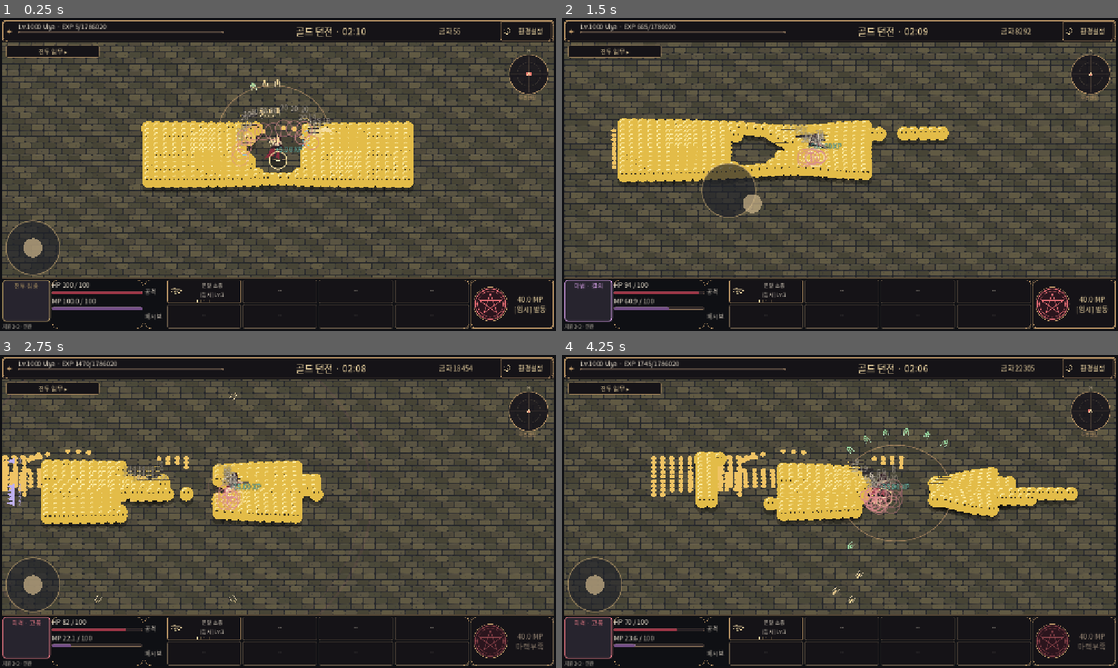
Above: before the commit, frames 1-4 (two rows, left to right).
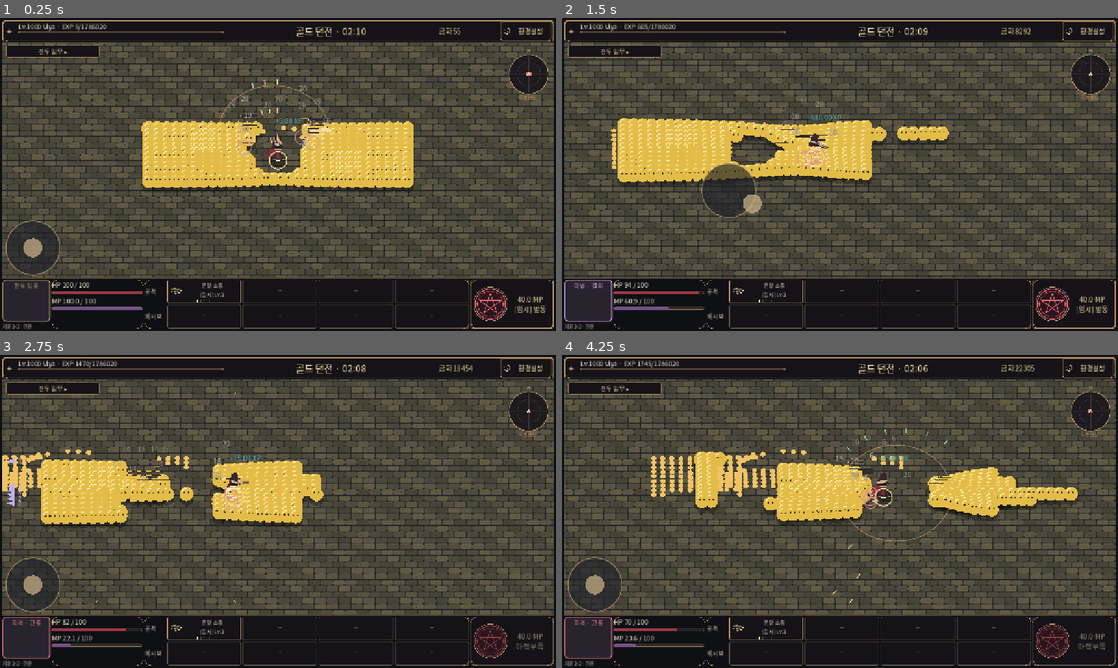
Above: after the commit, the same moments.

Repository: dldlfah/Viya
Game: Godot game, scene res://tests/profile_combat.tscn
The game is run twice, just before and just after one commit, with the same random seed, the same clock (stepped at 60 frames per second) and the same inputs. This scene is started directly instead of the project's main scene.
Inputs (mouse positions are in pixels of both pictures, inside the frame that each line leads up to):
- Up to frame 1 (0.25 s): no input
- Up to frame 2 (1.5 s): tap Enter at 0.5 s; move the mouse to (962, 158) at 0.52 s; hold D 0.53-1.25 s; tap F at 0.6 s; click (962, 158) at 0.67 s; drag from (728, 190) to (812, 237) at 1.27 s
- Up to frame 3 (2.75 s): move the mouse to (333, 442) at 2.02 s; hold D from 2.03 s (still down); tap F at 2.1 s
- Up to frame 4 (4.25 s): release D at 2.75 s; drag from (812, 574) to (673, 464) at 2.77 s; move the mouse to (1006, 558) at 3.52 s; hold A from 3.53 s (still down); tap F at 3.6 s

The runs differ from the first frame. In frame 1, 0.7% of the frame differs, in the area x 41-58%, y 19-48%; in frame 2, 0.4%; in frame 3, 0.6%; in frame 4, 0.8%, in the area x 48-70%, y 23-80%.

Commit message:
feat: budget combat decoration and prevent damage-label overlap [skip ci]

Diff:
--- a/scripts/combat/attack_visuals.gd
+++ b/scripts/combat/attack_visuals.gd
@@ -50,7 +50,7 @@
 	if d.is_zero_approx():
 		d = Vector2.RIGHT
 	var normal: Vector2 = d.orthogonal()
-	if evolved:
+	if evolved and not simplified:
 		canvas.draw_line(at-d*20+normal*5,at-d*5+normal*5,color.lightened(0.3),1.2,true)
 		canvas.draw_line(at-d*20-normal*5,at-d*5-normal*5,color.lightened(0.3),1.2,true)
 	if fragment:
@@ -107,6 +107,7 @@
 		# connect to today's player position or search a fresh nearest enemy here.
 		if effect.has("from"):
 			canvas.draw_line(link_from, at, color, 2.0, true)
+		if simplified:return
 		canvas.draw_polyline(PackedVector2Array([at + Vector2(0, -5), at + Vector2(5, 0),
 			at + Vector2(0, 5), at + Vector2(-5, 0), at + Vector2(0, -5)]), color, 1.5, true)
 		return # A chain hit is not a circular area attack.
@@ -121,7 +122,7 @@
 	if shape == "dash":
 		canvas.draw_line(link_from,at,color,7,true)
 		return
-	if effect.get("evolved",false):
+	if effect.get("evolved",false) and not simplified:
 		canvas.draw_arc(at,radius*0.85,0,TAU,40,color,1.5,true)
 	if shape == "segmented":
 		if simplified:
@@ -134,8 +135,8 @@
 		canvas.draw_arc(at, radius * (1.0 - fraction), 0.0, TAU, 32, color, 1.5, true)
 		return
 	# The full outer ring always uses the real burst center and radius.
-	canvas.draw_arc(at, radius, 0.0, TAU, 64, color, 5.0 if shape == "ultimate" else 3.0, true)
-	if simplified and shape != "ultimate":
+	canvas.draw_arc(at, radius, 0.0, TAU, (48 if shape=="ultimate" else 32) if simplified else 64, color, 5.0 if shape == "ultimate" else 3.0, true)
+	if simplified:
 		return
 	match shape:
 		"blast":
--- a/scripts/combat/battle_view.gd
+++ b/scripts/combat/battle_view.gd
@@ -3,6 +3,9 @@
 const AttackVisuals = preload("res://scripts/combat/attack_visuals.gd")
 const ApproachCues = preload("res://scripts/combat/approach_cues.gd")
 const BattleProjection = preload("res://scripts/combat/battle_projection.gd")
+const Display=preload("res://scripts/combat/combat_display.gd")
+var auto_display:bool=true # Diagnostic comparison; no gameplay/save setting.
+var display_plan:Dictionary={}
 var camera = preload("res://scripts/combat/combat_camera.gd").new()
 var high_angle: bool = true # F8: development-only comparison, never a gameplay rule.
 var high_renderer = preload("res://scripts/combat/high_angle_battle.gd").new()
@@ -40,6 +43,7 @@
 	return world_to_screen(at)
 
 func _draw() -> void:
+	if simulation!=null:display_plan=Display.build(self)
 	if high_angle and simulation != null:
 		high_renderer.draw(self)
 		return
@@ -102,31 +106,19 @@
 				draw_string_outline(font,label_at,name,HORIZONTAL_ALIGNMENT_LEFT,-1,12,2,Color("17191e"))
 				draw_string(font,label_at,name,HORIZONTAL_ALIGNMENT_LEFT,-1,12,Color("ece0c5"))
 				names_left -= 1
-		if variant == "ranged" and float(enemy.windup) > 0.0:
-			var target := _screen(enemy.aim)
-			draw_line(at, target, Color(0.8, 0.4, 0.3, 0.5), 1.5, true)
-			draw_arc(target, 8.0, 0, TAU, 16, Color("edb06e"), 1.5, true)
+
 	for gold in simulation.gold_pickups:
 		var at := _screen(gold["p"])
 		draw_circle(at, 7.0, Color("edbc54"))
 		draw_arc(at, 4.0, 0.0, TAU, 12, Color("fff0b3"), 1.2, true)
 	for bullet in simulation.bullets:
 		var at := _screen(bullet["p"])
-		AttackVisuals.draw_projectile(self, at, bullet["direction"], str(bullet.get("source", "rifle")), simple_attacks, bool(bullet.get("weapon",{}).get("evolved",false)), bool(bullet.get("weapon",{}).get("fragment",false)))
-	for bullet in simulation.enemy_bullets:
-		var at := _screen(bullet.p)
-		draw_line(at - bullet.velocity.normalized() * 10.0, at, Color("ed9268"), 2.0, true)
-		if bullet.get("shot","") in ["arrow","javelin"]:
-			var direction: Vector2 = bullet.velocity.normalized()
-			var reach := 18.0 if bullet.shot=="javelin" else 11.0
-			draw_line(at-direction*reach,at,Color("f7ac6d"),2.5,true)
-			draw_polyline(PackedVector2Array([at-direction*7+direction.orthogonal()*4,at,at-direction*7-direction.orthogonal()*4]),Color("f7ac6d"),1.5,true)
-		else:
-			draw_circle(at, 5.0, Color("f7ac6d"))
-	for effect in simulation.effects:
+		AttackVisuals.draw_projectile(self, at, bullet["direction"], str(bullet.get("source", "rifle")), display_plan.simple, bool(bullet.get("weapon",{}).get("evolved",false)), bool(bullet.get("weapon",{}).get("fragment",false)))
+
+	for effect in display_plan.effects:
 		var effect_at: Vector2 = _screen(effect["p"])
 		var link_from: Vector2 = _screen(effect.get("from", effect["p"]))
-		AttackVisuals.draw_effect(self, effect_at, effect, link_from, simple_attacks)
+		AttackVisuals.draw_effect(self, effect_at, effect, link_from, display_plan.simple)
 	var center := _screen(simulation.player)
 	var direction: Vector2 = simulation.facing
 	var hero: Texture2D = art.texture("viya_battle", "hurt" if simulation.hurt_clock > 0.0 else "idle", simulation.elapsed)
@@ -139,8 +131,9 @@
 		draw_circle(center, 16.0, player_color)
 		draw_line(center + direction * 6.0, center + direction * 34.0, Color("3a3e48"), 8.0, true)
 		draw_arc(center, 24.0, 0.0, TAU, 36, Color("b69a65"), 1.4, true)
+	_draw_combat_cues()
+	_draw_foreground_threats()
 	_draw_approaches()
-	_draw_combat_cues()
 
 func _draw_enemy_body(at: Vector2, variant: String, color: Color) -> void:
 	match variant:
@@ -268,44 +261,33 @@
 		var text := "!" if cue.kind == "shot" else str(cue.count)
 		draw_string(get_theme_default_font(),at-direction*20+Vector2(-5,5),text,HORIZONTAL_ALIGNMENT_LEFT,-1,14,color)
 
+func _draw_foreground_threats() -> void:
+	# Never reduced by friendly-attack/text budgets; always above their decoration.
+	for enemy in simulation.enemies:
+		if enemy.get("variant","")!="ranged" or float(enemy.get("windup",0))<=0:continue
+		var at:Vector2=_screen(enemy.p)
+		var aim:Vector2=_screen(enemy.aim)
+		draw_line(at,aim,Color("ff936d",.8),2,true)
+		draw_arc(aim,8,0,TAU,16,Color("ffb37f"),2,true)
+		draw_line(aim-Vector2(10,0),aim+Vector2(10,0),Color("ffb37f"),1.5,true)
+	for bullet in simulation.enemy_bullets:
+		var at:Vector2=_screen(bullet.p)
+		if not Rect2(Vector2.ZERO,size).grow(30).has_point(at):continue
+		var direction:Vector2=bullet.velocity.normalized()
+		var start:Vector2=_screen(bullet.p-direction*18)
+		var d:Vector2=(at-start).normalized()
+		draw_line(start,at,Color("ff916b"),3,true)
+		if bullet.get("shot","") in ["arrow","javelin"]:
+			draw_polyline(PackedVector2Array([at-d*8+d.orthogonal()*5,at,at-d*8-d.orthogonal()*5]),Color("ffd2a3"),2,true)
+		else:draw_circle(at,5,Color("ffd2a3"))
+
 func _draw_combat_cues() -> void:
-	# One existing canvas, no spawned labels/particles/timers and no state writes.
-	if not simulation.cues.enabled:
-		return
-	var font: Font = get_theme_default_font()
-	var visible_area := Rect2(Vector2.ZERO, size).grow(40.0)
-	for event in simulation.cues.events:
-		var at: Vector2 = _screen(event["p"])
-		if not visible_area.has_point(at):
-			continue
-		var fraction: float = clampf(float(event["life"]) / float(event["duration"]), 0.0, 1.0)
-		var progress: float = 1.0 - fraction
-		var kind: String = event["kind"]
-		if kind == "kill":
-			var ring := Color("d98a8d", fraction)
-			draw_arc(at, 12.0 + progress * 15.0, 0.0, TAU, 16, ring, 2.0, true)
-			continue
-		if kind == "item":
-			var label: String = event.get("label", "")
-			var text_at := at + Vector2(-font.get_string_size(label,HORIZONTAL_ALIGNMENT_LEFT,-1,17).x*0.5,-48-progress*25)
-			draw_string_outline(font,text_at,label,HORIZONTAL_ALIGNMENT_LEFT,-1,17,3,Color("17191e",fraction))
-			draw_string(font,text_at,label,HORIZONTAL_ALIGNMENT_LEFT,-1,17,Color("f5dfa6",fraction))
-			continue
-		if (kind == "xp" and not show_xp) or (kind == "hit" and not show_damage):
-			continue
-		if font == null:
-			continue
-		var text: String
-		var color: Color
-		if kind == "xp":
-			text = "+%.2f XP" % float(event["amount"])
-			color = Color("7cd3c1", fraction)
-			at += Vector2(24.0, -18.0 - progress * 22.0)
-		else:
-			text = ("!%d" if bool(event["critical"]) else "%d") % int(event["amount"])
-			color = Color("f6d798" if bool(event["critical"]) else "fff1db", fraction)
-			at += Vector2(0.0, -35.0 - progress * 18.0)
-		var width: float = font.get_string_size(text, HORIZONTAL_ALIGNMENT_LEFT, -1, 16).x
-		at.x -= width * 0.5
-		draw_string_outline(font, at, text, HORIZONTAL_ALIGNMENT_LEFT, -1, 16, 2, Color(0.03, 0.03, 0.04, fraction))
-		draw_string(font, at, text, HORIZONTAL_ALIGNMENT_LEFT, -1, 16, color)
+	if not simulation.cues.enabled:return
+	var font:Font=get_theme_default_font()
+	for event in display_plan.get("kills",[]):
+		var fraction:float=clampf(float(event.life)/float(event.duration),0,1)
+		draw_arc(_screen(event.p),12+(1-fraction)*15,0,TAU,16,Color("d98a8d",fraction),2,true)
+	for label in display_plan.get("labels",[]):
+		var color:Color=label.color
+		draw_string_outline(font,label.at,label.text,HORIZONTAL_ALIGNMENT_LEFT,-1,label.font_size,2,Color(.03,.03,.04,color.a))
+		draw_string(font,label.at,label.text,HORIZONTAL_ALIGNMENT_LEFT,-1,label.font_size,color)
--- /dev/null
+++ b/scripts/combat/combat_display.gd
@@ -0,0 +1,119 @@
+extends RefCounted
+## Read-only frame planning. Limits decoration/text, never actors, attacks or RNG.
+const Ground=preload("res://scripts/combat/battle_projection.gd")
+const MERGE_SECONDS := .12
+const DENSE_ACTORS := 80
+const DENSE_EFFECTS := 16
+const DENSE_BULLETS := 40
+const LINK_LIMIT := 12
+
+static func visible_effect(effect: Dictionary, area: Rect2) -> bool:
+	var reach:float=float(effect.get("radius",0))+40
+	if area.grow(reach).has_point(effect.p):return true
+	if effect.has("from"):
+		return Rect2(effect.from,effect.p-effect.from).abs().grow(20).intersects(area)
+	return false
+
+static func merged_events(events: Array) -> Array:
+	var result:Array=[]
+	# Copy first; frame planning must never reset event lifetimes or amounts.
+	for index in range(events.size()-1,-1,-1):
+		var event:Dictionary=events[index].duplicate(true)
+		if event.kind=="hit":
+			var age:float=float(event.duration)-float(event.life)
+			var merged:=false
+			for recent in result:
+				if recent.kind=="hit" and recent.id==event.id and absf(age-(float(recent.duration)-float(recent.life)))<=MERGE_SECONDS:
+					recent.amount+=event.amount
+					recent.critical=recent.critical or event.critical
+					merged=true
+					break
+			if merged:continue
+		result.append(event)
+	return result
+
+static func build(view) -> Dictionary:
+	var state=view.simulation
+	var area:Rect2=Ground.visible_world(view.camera_center(),view.size) if view.high_angle else Rect2(view.camera_center()-view.size*.5,view.size)
+	var compact:bool=view.size.x<900 or view.size.y<350
+	var actors:=0
+	var important:Dictionary={}
+	var reserved:Array=[Rect2(view.world_to_screen(state.player)-Vector2(25,64),Vector2(50,86))]
+	for enemy in state.enemies:
+		if not area.grow(40).has_point(enemy.p):continue
+		actors+=1
+		if enemy.kind!="normal":
+			important[int(enemy.id)]=true
+			reserved.append(Rect2(view.world_to_screen(enemy.p)-Vector2(26,100),Vector2(52,112)))
+	var effects:Array=[]
+	for effect in state.effects:
+		if visible_effect(effect,area):effects.append(effect)
+	var bullets:=0
+	for bullet in state.bullets:
+		if area.grow(50).has_point(bullet.p):bullets+=1
+	var dense:bool=view.auto_display and (actors>=(DENSE_ACTORS/2 if compact else DENSE_ACTORS) or effects.size()>=DENSE_EFFECTS or bullets>=DENSE_BULLETS)
+	var simple:bool=view.simple_attacks or dense
+	var planned:Array=[]
+	var links:=0
+	var skipped:=0
+	for index in range(effects.size()-1,-1,-1):
+		var effect:Dictionary=effects[index]
+		if effect.get("kind","")=="chain" and simple:
+			if links>=LINK_LIMIT:
+				skipped+=1
+				continue
+			links+=1
+		planned.push_front(effect)
+	var cues:Array=merged_events(state.cues.events) if state.cues.enabled else []
+	var limit:int=(8 if compact else 12) if dense else (16 if compact else 24)
+	var labels:Array=layout_labels(cues,view.world_to_screen,view.size,view.get_theme_default_font(),reserved,important,limit,view.show_damage,view.show_xp)
+	var kills:Array=[]
+	for event in cues:
+		if event.kind=="kill" and area.has_point(event.p) and kills.size()<(4 if simple else 12):kills.append(event)
+	return {"dense":dense,"simple":simple,"actors":actors,"bullets":bullets,"effects":planned,"skipped_links":skipped,"labels":labels,"label_limit":limit,"kills":kills,"reserved":reserved,"raw_events":state.cues.events.size(),"merged_events":cues.size()}
+
+static func priority(event: Dictionary, important: Dictionary) -> int:
+	if event.kind=="item":return 0
+	if event.kind=="hit":return 1 if important.has(int(event.id)) else (2 if event.critical else 4)
+	return 3
+
+static func layout_labels(events: Array, project: Callable, viewport: Vector2, font: Font, reserved: Array, important: Dictionary, limit: int, show_damage: bool, show_xp: bool) -> Array:
+	var candidates:Array=[]
+	for event in events:
+		if event.kind=="kill" or (event.kind=="hit" and not show_damage) or (event.kind=="xp" and not show_xp):continue
+		if float(event.life)<=0 or not Rect2(Vector2.ZERO,viewport).has_point(project.call(event.p)):continue
+		candidates.append(event)
+	candidates.sort_custom(func(a,b):return priority(a,important)<priority(b,important) if priority(a,important)!=priority(b,important) else float(a.life)/float(a.duration)>float(b.life)/float(b.duration))
+	var result:Array=[]
+	var occupied:Array=reserved.duplicate()
+	var safe:=Rect2(Vector2(8,8),viewport-Vector2(16,16))
+	for event in candidates:
+		if result.size()>=limit:break
+		var fraction:float=clampf(float(event.life)/float(event.duration),0,1)
+		var progress:float=1-fraction
+		var text:String
+		var color:Color
+		var point:Vector2=project.call(event.p)
+		var font_size:int=17 if event.kind=="item" else 16
+		if event.kind=="item":
+			text=str(event.get("label",""))
+			color=Color("f5dfa6",fraction)
+			point+=Vector2(0,-48-progress*25)
+		elif event.kind=="xp":
+			text="+%.2f XP" % float(event.amount)
+			color=Color("7cd3c1",fraction)
+			point+=Vector2(24,-18-progress*22)
+		else:
+			text=("!%d" if event.critical else "%d") % int(event.amount)
+			color=Color("f6d798" if event.critical else "fff1db",fraction)
+			point+=Vector2(0,-35-progress*18)
+			if important.has(int(event.id)):point.y-=65
+		var size:=Vector2(font.get_string_size(text,HORIZONTAL_ALIGNMENT_LEFT,-1,font_size).x,font.get_height(font_size))+Vector2(6,4)
+		for shift in [Vector2.ZERO,Vector2(0,-22),Vector2(0,-44),Vector2(-36,-22),Vector2(36,-22),Vector2(0,-66),Vector2(-36,-44),Vector2(36,-44)]:
+			var box:=Rect2(point+shift-Vector2(size.x*.5,font.get_ascent(font_size)+2),size)
+			if not safe.encloses(box):continue
+			if occupied.any(func(other):return box.grow(2).intersects(other)):continue
+			occupied.append(box)
+			result.append({"event":event,"text":text,"color":color,"font_size":font_size,"rect":box,"at":box.position+Vector2(3,font.get_ascent(font_size)+2)})
+			break
+	return result
--- a/scripts/combat/high_angle_battle.gd
+++ b/scripts/combat/high_angle_battle.gd
@@ -49,8 +49,12 @@
 	canvas.draw_set_transform_matrix(Transform2D.IDENTITY)
 	var commands := depth_commands(state, visible)
 	stats.commands = commands.size()
-	detail_actors=not view.simple_attacks and commands.size()<=125
+	detail_actors=not view.display_plan.simple and commands.size()<=125
 	stats.detailed_actors=detail_actors
+	stats.display_dense=view.display_plan.dense
+	stats.labels=view.display_plan.labels.size()
+	stats.effects=view.display_plan.effects.size()
+	stats.skipped_links=view.display_plan.skipped_links
 	for command in commands:
 		match command.layer:
 			"enemy":_draw_enemy(command.value)
@@ -60,20 +64,18 @@
 	# Ground-space effects use the SAME transform as their actual damage geometry.
 	canvas.draw_set_transform_matrix(ground)
 	for bullet in state.bullets:
-		if visible.grow(50).has_point(bullet.p):Visuals.draw_projectile(canvas, bullet.p, bullet.direction, str(bullet.get("source","rifle")), canvas.simple_attacks, bool(bullet.get("weapon",{}).get("evolved",false)), bool(bullet.get("weapon",{}).get("fragment",false)))
-	for bullet in state.enemy_bullets:
-		if not visible.grow(30).has_point(bullet.p):continue
-		var direction: Vector2 = bullet.velocity.normalized()
-		canvas.draw_line(bullet.p-direction*18, bullet.p, Color("ff916b"), 3, true)
-		canvas.draw_polyline(PackedVector2Array([bullet.p-direction*8+direction.orthogonal()*5,bullet.p,bullet.p-direction*8-direction.orthogonal()*5]),Color("ffd2a3"),2,true)
-	for effect in state.effects:
+		if visible.grow(50).has_point(bullet.p):Visuals.draw_projectile(canvas, bullet.p, bullet.direction, str(bullet.get("source","rifle")), canvas.display_plan.simple, bool(bullet.get("weapon",{}).get("evolved",false)), bool(bullet.get("weapon",{}).get("fragment",false)))
+
+	for effect in canvas.display_plan.effects:
 		var reach: float = float(effect.get("radius",0))
 		if visible.grow(reach+40).has_point(effect.p) or effect.has("from"):
-			Visuals.draw_effect(canvas, effect.p, effect, effect.get("from",effect.p),canvas.simple_attacks)
-			if effect.get("kind","")=="ultimate" and reach>0 and not canvas.simple_attacks:
+			Visuals.draw_effect(canvas, effect.p, effect, effect.get("from",effect.p),canvas.display_plan.simple)
+			if effect.get("kind","")=="ultimate" and reach>0 and not canvas.display_plan.simple:
 				var alpha:float=clampf(float(effect.life)/maxf(.001,float(effect.get("duration",.25))),0,1)
 				CombatSkin.rune(canvas,effect.p,reach*.78,Color("d95b75",alpha*.8),true)
 	canvas.draw_set_transform_matrix(Transform2D.IDENTITY)
+	canvas._draw_combat_cues()
+	canvas._draw_foreground_threats()
 	# Foreground identification remains visible even in a dense crowd.
 	var feet := screen(state.player)
 	canvas.draw_arc(feet, 20, 0, TAU, 28, Color("f5dc9c"), 2, true)
@@ -81,7 +83,6 @@
 	if stats.occluders > 0:
 		canvas.draw_polyline(PackedVector2Array([feet+Vector2(-14,-6),feet+Vector2(-10,-38),feet+Vector2(0,-54),feet+Vector2(11,-38),feet+Vector2(15,-6)]),Color("fff0bc"),2,true)
 	_draw_approaches()
-	canvas._draw_combat_cues()
 	canvas = null
 	state = null
 
@@ -106,10 +107,7 @@
 	for enemy in state.enemies:
 		if visible.grow(50).has_point(enemy.p):
 			canvas.draw_circle(enemy.p,16 if enemy.kind=="normal" else 25,Color(0,0,0,.28))
-		if enemy.get("variant","")=="ranged" and float(enemy.get("windup",0))>0:
-			canvas.draw_line(enemy.p,enemy.aim,Color("ff936d",.7),2,true)
-			canvas.draw_arc(enemy.aim,8,0,TAU,16,Color("ffb37f"),2,true)
-			canvas.draw_line(enemy.aim-Vector2(10,0),enemy.aim+Vector2(10,0),Color("ffb37f"),1.5,true)
+
 	canvas.draw_circle(state.player,19,Color(0,0,0,.35))
 	for pickup in state.pickups:
 		if visible.grow(10).has_point(pickup.p):
--- a/tests/test_combat_cues.gd
+++ b/tests/test_combat_cues.gd
@@ -209,6 +209,7 @@
 	await preload("res://tests/test_high_angle.gd").run(scene, verify)
 	await preload("res://tests/test_guide_skin.gd").run(scene, verify)
 	await preload("res://tests/test_camera_lead.gd").run(scene, verify)
+	await preload("res://tests/test_combat_display.gd").run(scene, verify)
 	scene.queue_free()
 	await process_frame
 	await process_frame
--- /dev/null
+++ b/tests/test_combat_display.gd
@@ -0,0 +1,110 @@
+extends RefCounted
+const Display=preload("res://scripts/combat/combat_display.gd")
+const State=preload("res://scripts/combat/run_state.gd")
+const View=preload("res://scripts/combat/battle_view.gd")
+const Snapshot=preload("res://scripts/progression/run_snapshot.gd")
+const Campaign=preload("res://tests/test_campaign.gd")
+
+static func run(host,verify:Callable)->void:
+	var state=State.new()
+	state.start(2701)
+	state.add_enemy(state.player+Vector2(200,0))
+	var id:int=state.enemies[0].id
+	state._damage_enemy(id,7)
+	state.cues.advance(.08)
+	state._damage_enemy(id,7)
+	state.cues.advance(.08)
+	state._damage_enemy(id,1000)
+	var original:Dictionary=state.cues.snapshot()
+	var events:Array=Display.merged_events(state.cues.events)
+	var hits:Array=events.filter(func(e):return e.kind=="hit")
+	verify.call(hits.size()==2 and hits[0].amount==13 and hits[1].amount==7,"Display merges same-target nearby hits,not an older separate hit or overkill")
+	verify.call(state.kills==1 and state.cues.snapshot()==original,"Display grouping preserves actual kill/reward and original cue amounts/lifetimes")
+	state.add_enemy(state.player+Vector2(201,0))
+	state._damage_enemy(state.enemies[0].id,3)
+	events=Display.merged_events(state.cues.events)
+	verify.call(events.filter(func(e):return e.kind=="hit").size()==3,"Adjacent enemies never have their damage totals combined")
+	var critical_pair:Array=[{"kind":"hit","id":1,"p":Vector2.ZERO,"amount":4,"critical":true,"life":.42,"duration":.5},{"kind":"hit","id":1,"p":Vector2.ZERO,"amount":3,"critical":false,"life":.5,"duration":.5}]
+	var combined:Array=Display.merged_events(critical_pair)
+	verify.call(combined.size()==1 and combined[0].critical and combined[0].amount==7,"Grouped display retains a real critical flag and exact mixed-hit total")
+	var a=State.new()
+	var b=State.new()
+	a.start(2707)
+	for index in range(100):a.add_enemy(a.player+Vector2(170+index%10*8,-100+index/10*10))
+	a.add_enemy(a.player+Vector2(-220,80),"boss")
+	var boss_id:int=a.enemies[-1].id
+	for enemy in a.enemies:a._damage_enemy(enemy.id,1)
+	a.cues.record_item(a.player,"마나 회복")
+	var view=View.new()
+	view.simulation=a
+	view.size=Vector2(1200,520)
+	host.get_tree().root.add_child(view)
+	var saved:Dictionary=Snapshot.capture(a)
+	original=a.cues.snapshot()
+	var plan:Dictionary=Display.build(view)
+	verify.call(plan.dense and plan.simple and plan.actors==101 and a.enemies.size()==101,"Actual visible crowd enables cosmetic simplification without removing any actors")
+	verify.call(plan.labels.size()<=12 and plan.labels.any(func(e):return e.event.kind=="hit" and e.event.id==boss_id),"Dense label budget reserves priority for actual boss hits")
+	verify.call(plan.labels.any(func(e):return e.event.kind=="item"),"Item notifications retain first priority in a crowded scene")
+	var clear:=true
+	for index in range(plan.labels.size()):
+		var box:Rect2=plan.labels[index].rect
+		clear=clear and Rect2(Vector2.ZERO,view.size).encloses(box)
+		for reserve in plan.reserved:clear=clear and not box.intersects(reserve)
+		for other in range(index):clear=clear and not box.intersects(plan.labels[other].rect)
+	verify.call(clear,"Actual font-metric boxes stay inside battle area and avoid each other/player/boss")
+	verify.call(saved==Snapshot.capture(a) and original==a.cues.snapshot(),"Frame planning is read-only for all saved fields,7RNG and transient feedback")
+	verify.call(Display.build(view).labels==plan.labels,"Repeated draw with frozen cues never moves or rerolls label positions")
+	for kind in ["blast","pulse","sigil","ultimate","slash"]:a._effect(a.player,460,kind)
+	for index in range(24):
+		a._effect(a.player+Vector2(100,index),0,"chain")
+		a.effects[-1]["from"]=a.player
+	plan=Display.build(view)
+	verify.call(plan.skipped_links==12 and plan.effects.filter(func(e):return e.kind=="chain").size()==12,"Dense friendly chain decoration has a bounded12link budget")
+	verify.call(plan.effects.filter(func(e):return e.kind!="chain").size()==5 and plan.effects.any(func(e):return e.kind=="ultimate" and e.radius==460),"All real area boundaries and the manual460radius survive the display budget")
+	verify.call(Display.visible_effect({"p":Vector2(3000,10),"from":Vector2(-3000,10)},Rect2(-100,-100,200,200)),"A real chain crossing the viewport is visible even with both endpoints offscreen")
+	view.show_damage=false
+	view.show_xp=false
+	plan=Display.build(view)
+	verify.call(not plan.labels.any(func(e):return e.event.kind in ["hit","xp"]) and plan.labels.any(func(e):return e.event.kind=="item"),"Existing damage/XP options stay independent from important item messages")
+	view.size=Vector2(797,266)
+	plan=Display.build(view)
+	verify.call(plan.label_limit==8 and plan.labels.size()<=8,"Compact battle viewport uses an8label dense budget")
+	view.show_damage=true
+	view.show_xp=true
+	view.size=Vector2(1200,520)
+	a.enemies.clear()
+	a.effects.clear()
+	a.cues.reset()
+	plan=Display.build(view)
+	verify.call(not plan.dense and not plan.simple,"Sparse scenes recover detailed attacks without a gameplay or saved setting change")
+	view.simple_attacks=true
+	verify.call(Display.build(view).simple,"Manual simple-attacks option forces simplification even in sparse combat")
+	view.simple_attacks=false
+	for index in range(100):a.add_enemy(Vector2(30,30))
+	verify.call(not Display.build(view).dense,"Offscreen populations do not force cosmetic simplification in a quiet viewport")
+	# Compare actual production steps with different display histories/modes.
+	a.start(2709)
+	a.spawn_view_size=view.spawn_guard_size()
+	Snapshot.restore(Snapshot.capture(a),b)
+	b.set_paused(false)
+	var other=View.new()
+	other.simulation=b
+	other.size=view.size
+	other.auto_display=false
+	host.get_tree().root.add_child(other)
+	var same:=true
+	for frame in range(180):
+		a.step(.05,Vector2.RIGHT)
+		b.step(.05,Vector2.RIGHT)
+		if a.phase==State.Phase.CHOOSING:
+			a.select_skill(a.growth.offer[0],a.growth.ticket)
+			b.select_skill(b.growth.offer[0],b.growth.ticket)
+		view.simple_attacks=frame%2==0
+		other.high_angle=frame%3==0
+		Display.build(view)
+		Display.build(other)
+		same=same and Campaign.comparable(a)==Campaign.comparable(b) and a.cues.snapshot()==b.cues.snapshot()
+	verify.call(same,"180actual combat steps preserve saved state/7RNG/feedback across automatic/manual/legacy display modes")
+	view.queue_free()
+	other.queue_free()
+	await host.get_tree().process_frame
